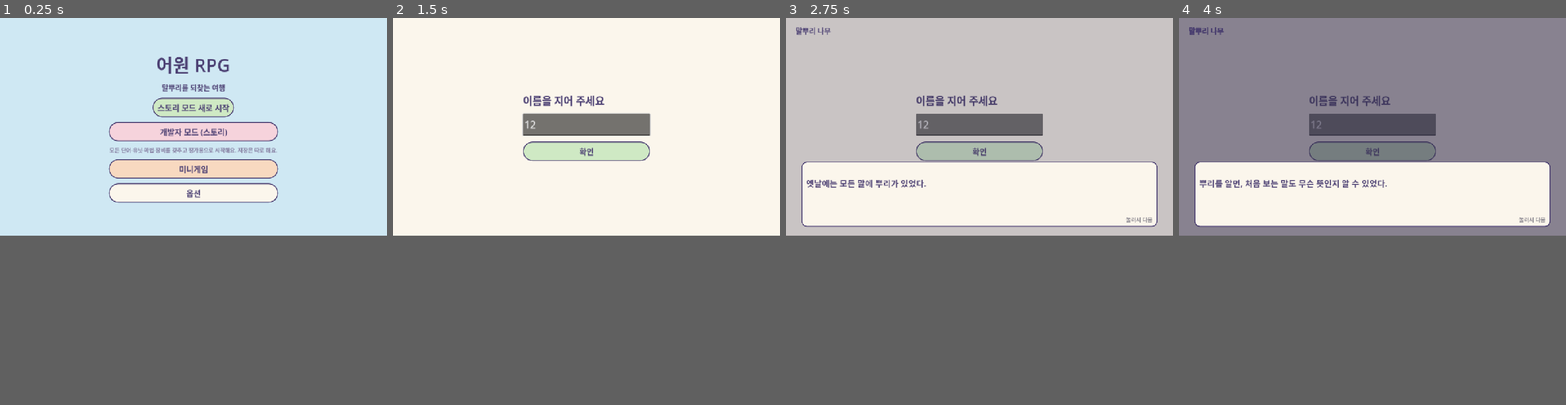
Above: before the commit, frames 1-4 (left to right).
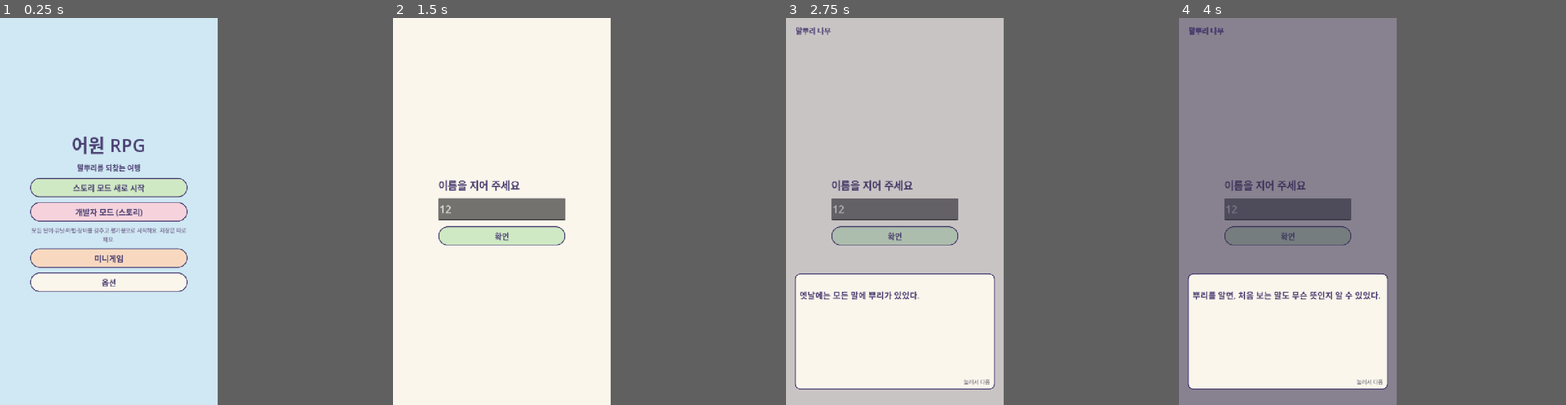
Above: after the commit, the same moments.

Repository: rosymaro/etymology-rpg
Game: Godot game, scene res://src/ui/main.tscn
Same seed, same stepped clock (60 frames per second), same inputs: the game is played once before the commit and once after it.
Inputs (mouse positions are in pixels of both pictures, inside the frame that each line leads up to):
- Up to frame 1 (0.25 s): no input
- Up to frame 2 (1.5 s): click "스토리 모드 새로 시작" at 0.5 s; click (586, 126) at 1.27 s; type "12" at 1.35 s
- Up to frame 3 (2.75 s): click "확인" at 2 s
- Up to frame 4 (4 s): tap Enter at 2.75 s; drag from (1372, 126) to (1411, 79) at 2.77 s; tap Space at 3.5 s; drag from (1372, 126) to (1353, 168) at 3.52 s
In our replay, the window is 800x450 before the commit and 450x800 after it. These sizes can differ from the game's own. Grey fills any space a smaller window leaves; there, only what the larger window draws over its background counts as a difference.

The runs differ from the first frame. In frame 1, 16% of the frame differs, in the area x 7-72%, y 10-71%; in frame 2, 7.7%; in frame 3, 30%, in the area x 0-96%, y 2-100%; in frame 4, 28%.

Commit message:
세로 화면(720×1280)으로 바꾸기
- project.godot: 720×1280, 세로 고정
- 화면마다 넓이를 세로에 맞춤: 타이틀 버튼 세로, 필드 위쪽 띠 두 줄, 도감 목록 위·풀이 아래, 파티 장비 칸 줄바꿈, 퀴즈·결과·새 어근 화면 글 폭, 전투 준비 판 가로로 꽉
- 전투: 양쪽 목록 아래에 두 카드(326 폭), 배너·다음 버튼을 그 아래로
- 말 공방: 영역마다 칠판 → 벨트 → 용광로/에너그램 책상/진열대를 위아래로. 단어찾기는 칠판을 위(다른 칠판과 같은 크기), 글자판을 아래로
- 미니게임 메뉴 1단, 입력 테스트가 GUT 창을 피하게

Co-Authored-By: Claude Opus 5.5 <noreply@anthropic.com>
Claude-Session: https://claude.ai/code/session_01GF3JgC4g3zMtgpDYtqHh4q

Diff:
--- a/data/balance/minigames.json
+++ b/data/balance/minigames.json
@@ -11,7 +11,7 @@
     "min_gap": 0.075,
     "entry_t": 0.0,
     "exit_t": 0.5,
-    "furnace_t": 0.75,
+    "furnace_t": 0.9,
     "traps": 0,
     "trap_ratio": 0.35,
     "furnace_max": 4,
--- a/project.godot
+++ b/project.godot
@@ -18,11 +18,11 @@
 
 [display]
 
-window/size/viewport_width=1280
-window/size/viewport_height=720
+window/size/viewport_width=720
+window/size/viewport_height=1280
 window/stretch/mode="canvas_items"
 window/stretch/aspect="expand"
-window/handheld/orientation=0
+window/handheld/orientation=1
 
 [editor_plugins]
 
--- a/src/ui/battle_card.gd
+++ b/src/ui/battle_card.gd
@@ -27,11 +27,11 @@
 func _init() -> void:
 	add_theme_constant_override("separation", 6)
 	coins = CoinRow.new()
-	coins.custom_minimum_size = Vector2(380, 44)
+	coins.custom_minimum_size = Vector2(326, 44)
 	add_child(coins)
 	_card = PanelContainer.new()
 	_card.add_theme_stylebox_override("panel", StyleBoxEmpty.new())
-	_card.custom_minimum_size = Vector2(380, 210)
+	_card.custom_minimum_size = Vector2(326, 200)
 	_card.mouse_filter = Control.MOUSE_FILTER_STOP
 	add_child(_card)
 	_bg = WordCard.make_bg([UiKit.PAPER] as Array[Color])
@@ -54,9 +54,9 @@
 	head.add_child(_icon)
 	_title = UiKit.label("", 24)
 	head.add_child(_title)
-	_atk = UiKit.label("", 26)
-	_def = UiKit.label("", 26)
-	_hp = UiKit.label("", 26)
+	_atk = UiKit.label("", 24)
+	_def = UiKit.label("", 24)
+	_hp = UiKit.label("", 24)
 	for l in [_atk, _def, _hp]:
 		v.add_child(l)
 	_card.gui_input.connect(_on_card_input)
--- a/src/ui/battle_prep_screen.gd
+++ b/src/ui/battle_prep_screen.gd
@@ -29,7 +29,7 @@
 	UiKit.fill_bg(self, Color("e9e2f3"))
 	_build_field_view()
 	_panel = UiKit.card()
-	_panel.anchor_left = 0.5
+	_panel.anchor_left = 0.0  # 세로 화면: 아래쪽 판을 가로로 꽉, 내용은 오른쪽 정렬
 	_panel.anchor_right = 1.0
 	_panel.anchor_top = 0.42
 	_panel.anchor_bottom = 1.0
--- a/src/ui/battle_screen.gd
+++ b/src/ui/battle_screen.gd
@@ -10,6 +10,7 @@
 const TURN_SHOW := 0.6
 const FLASH := 0.9
 const FLOAT_SEC := 2.6  ## 튀어나온 뜻·피해 숫자가 보이는 시간
+const MID_Y := 330.0  ## 세로 화면: 가운데 두 카드의 위쪽(양쪽 목록 아래)
 const GROW_SEC := 0.6  ## 등장: 옆 목록의 작은 카드에서 뱅그르르 돌며 커져 나오는 시간
 const FALL_SEC := 1.3  ## 쓰러짐: 앞으로 쓰러지며 깜빡이다 사라지는 시간
 
@@ -82,24 +83,25 @@
 	_turn.horizontal_alignment = HORIZONTAL_ALIGNMENT_CENTER
 	_turn.custom_minimum_size = Vector2(300, 0)
 	add_child(_turn)
-	UiKit.pin(_turn, 0.5, 0, 0, 14)
-	var mid := UiKit.hbox(60)
+	UiKit.pin(_turn, 0.5, 0, 0, MID_Y - 64)
+	var mid := UiKit.hbox(28)  # 세로 화면: 양쪽 목록 아래에 두 카드
 	add_child(mid)
-	UiKit.pin(mid, 0.5, 0, 0, 70)
+	UiKit.pin(mid, 0.5, 0, 0, MID_Y)
 	_a_box = BattleCard.new()
 	mid.add_child(_a_box)
 	_b_box = BattleCard.new()
 	mid.add_child(_b_box)
 	_banner = UiKit.label("", 26, UiKit.ACCENT.darkened(0.25))
-	_banner.custom_minimum_size = Vector2(900, 0)
+	_banner.custom_minimum_size = Vector2(680, 0)
+	_banner.autowrap_mode = TextServer.AUTOWRAP_WORD_SMART
 	_banner.horizontal_alignment = HORIZONTAL_ALIGNMENT_CENTER
 	add_child(_banner)
-	UiKit.pin(_banner, 0.5, 0, 0, 345)
+	UiKit.pin(_banner, 0.5, 0, 0, MID_Y + 270)
 	_next_btn = UiKit.button(t("ui.battle.next_turn"), func() -> void: _tapped = true, UiKit.ACCENT.lightened(0.35), 26)
 	_next_btn.custom_minimum_size = Vector2(240, 70)
 	_next_btn.visible = false
 	add_child(_next_btn)
-	UiKit.pin(_next_btn, 0.5, 0, 0, 400)
+	UiKit.pin(_next_btn, 0.5, 0, 0, MID_Y + 370)
 	# 카드를 누르고 있으면 누른 자리에 처음 모습 창
 	_popup = UiKit.card(UiKit.SKY.lightened(0.35))
 	_popup.visible = false
--- a/src/ui/dex_screen.gd
+++ b/src/ui/dex_screen.gd
@@ -12,11 +12,11 @@
 	for side in ["left", "right", "top", "bottom"]:
 		margin.add_theme_constant_override("margin_" + side, 24)
 	add_child(margin)
-	var root := UiKit.hbox(16)
+	var root := UiKit.vbox(12)  # 세로 화면: 목록 위, 풀이 아래
 	margin.add_child(root)
 	var left := UiKit.vbox(10)
-	left.size_flags_horizontal = Control.SIZE_EXPAND_FILL
-	left.size_flags_stretch_ratio = 1.3
+	left.size_flags_vertical = Control.SIZE_EXPAND_FILL
+	left.size_flags_stretch_ratio = 1.4
 	root.add_child(left)
 	var head := UiKit.hbox()
 	var s := GameData.state
@@ -48,9 +48,9 @@
 			var word: WordData = w
 			flow.add_child(WordCard.make(word, "", 20, func() -> void: _show(word)))
 	var right := UiKit.card()
-	right.size_flags_horizontal = Control.SIZE_EXPAND_FILL
+	right.size_flags_vertical = Control.SIZE_EXPAND_FILL
 	root.add_child(right)
-	_detail = UiKit.wrap(UiKit.label(t("ui.dex.pick"), 24), 420)
+	_detail = UiKit.wrap(UiKit.label(t("ui.dex.pick"), 24))
 	_detail.size_flags_vertical = Control.SIZE_EXPAND_FILL
 	right.add_child(UiKit.scroll(_detail))
 
--- a/src/ui/field_screen.gd
+++ b/src/ui/field_screen.gd
@@ -54,7 +54,7 @@
 
 func _build_hud() -> void:
 	var bar := UiKit.hbox(10)
-	bar.position = Vector2(16, 12)
+	bar.position = Vector2(16, 84)  # 세로 화면: 메뉴 버튼 줄 아래
 	add_child(bar)
 	_top = UiKit.label("", 22)
 	var tc := UiKit.card()
@@ -77,10 +77,11 @@
 	add_child(_act_btn)
 	UiKit.pin(_act_btn, 1, 1, -24, -24)
 	_toast = UiKit.label("", 26)
-	_toast.custom_minimum_size = Vector2(600, 0)
+	_toast.custom_minimum_size = Vector2(640, 0)
+	_toast.autowrap_mode = TextServer.AUTOWRAP_WORD_SMART
 	_toast.horizontal_alignment = HORIZONTAL_ALIGNMENT_CENTER
 	add_child(_toast)
-	UiKit.pin(_toast, 0.5, 0, 0, 100)
+	UiKit.pin(_toast, 0.5, 0, 0, 160)
 	_update_top()
 
 
--- a/src/ui/minigames/factory_view.gd
+++ b/src/ui/minigames/factory_view.gd
@@ -7,10 +7,12 @@
 ## 쌓인 단어는 끌어서 진열대 칸에 놓는다. 달아오른 용광로를 누르면 단어찾기가 열린다.
 
 const PILL := Vector2(104, 40)
-const CARD := Vector2(160, 44)
-const BOARD_H := 172.0
-const BELT_TOP := 226.0
-const BELT_BOTTOM := 486.0
+const CARD := Vector2(150, 44)
+## 세로 화면: 위에서부터 칠판 → 벨트 → (용광로 | 에너그램 책상 | 진열대)
+const BOARD_H := 300.0
+const BELT_TOP := 340.0
+const BELT_BOTTOM := 640.0
+const BOARD_TOP_S := 26.0  ## 단어찾기: 남은 시간 막대 아래 칠판 위치
 const CHALK := Color("2f4a3a")
 const CHALK_INK := Color("f4f1e6")
 const BELT_COL := Color("8b7d6b")
@@ -19,7 +21,7 @@
 var _canvas: Control
 var _cam := 0.0  ## 보이는 영역의 왼쪽 x(세계 좌표)
 var _area := 0  ## 보이는 영역 순번
-var _aw := 1248.0
+var _aw := 688.0
 var _msg: Label
 var _miss: Label
 var _nav_l: Button
@@ -51,16 +53,17 @@
 	body.add_child(_canvas)
 	_msg = UiKit.label("", 22, UiKit.INK)
 	_msg.horizontal_alignment = HORIZONTAL_ALIGNMENT_CENTER
-	_msg.custom_minimum_size = Vector2(900, 0)
+	_msg.autowrap_mode = TextServer.AUTOWRAP_WORD_SMART
+	_msg.custom_minimum_size = Vector2(680, 0)
 	body.add_child(_msg)
-	UiKit.pin(_msg, 0.5, 1, 0, -14)
+	UiKit.pin(_msg, 0.5, 1, 0, -84)
 	_miss = UiKit.label("", 22, UiKit.BAD.darkened(0.2))
 	add_child(_miss)
 	UiKit.pin(_miss, 1, 0, -150, 18)
 	_nav_l = UiKit.button("◀", func() -> void: _go(_area - 1), UiKit.SKY, 22)
 	_nav_r = UiKit.button("▶", func() -> void: _go(_area + 1), UiKit.SKY, 22)
 	for b in [_nav_l, _nav_r]:
-		(b as Button).custom_minimum_size = Vector2(150, 56)
+		(b as Button).custom_minimum_size = Vector2(200, 60)
 		body.add_child(b)
 	UiKit.pin(_nav_l, 0, 1, 20, -8)
 	UiKit.pin(_nav_r, 1, 1, -20, -8)
@@ -81,10 +84,10 @@
 	if g.has(FactoryGame.ANAGRAM):
 		var a := _area_x(FactoryGame.ANAGRAM)
 		var xm := a + _aw
-		var x1 := (_area_x(FactoryGame.COMBINE) + _aw * 0.6) if g.has(FactoryGame.COMBINE) else xm + _aw * 0.4
-		return Vector3(a + _aw * 0.52, xm, x1)
+		var x1 := (_area_x(FactoryGame.COMBINE) + _aw * 0.85) if g.has(FactoryGame.COMBINE) else xm + _aw * 0.4
+		return Vector3(a + _aw * 0.12, xm, x1)
 	var c := _area_x(FactoryGame.COMBINE)
-	return Vector3(c + 80, c + _aw * 0.35, c + _aw * 0.64)
+	return Vector3(c + 60, c + _aw * 0.5, c + _aw - 60)
 
 
 func belt_pos(t: float) -> Vector2:
@@ -115,52 +118,52 @@
 
 
 func _furnace_rect() -> Rect2:
-	var bx := _belt_x()
-	return Rect2(bx.z + 60, 250, 210, 170)
+	var c := _area_x(FactoryGame.COMBINE)
+	return Rect2(c + _aw / 2 - 115, BELT_BOTTOM + 60, 230, 160)
 
 
 func _hammer_rect() -> Rect2:
 	var f := _furnace_rect()
-	return Rect2(f.position.x, f.end.y + 12, f.size.x, 56)
+	return Rect2(f.position.x, f.end.y + 14, f.size.x, 62)
 
 
 func _takeout_rect() -> Rect2:
 	var f := _furnace_rect()
-	return Rect2(f.position.x, f.end.y + 78, f.size.x, 44)
+	return Rect2(f.position.x, f.end.y + 88, f.size.x, 50)
 
 
 func _trash_rect() -> Rect2:
 	var a := _area_x(FactoryGame.ANAGRAM)
-	return Rect2(_desk_x(), 410, 150, 60)
+	return Rect2(_desk_x(), BELT_BOTTOM + 266, 150, 60)
 
 
 func _desk_x() -> float:
-	return _area_x(FactoryGame.ANAGRAM) + 40
+	return _area_x(FactoryGame.ANAGRAM) + 30
 
 
 func _tile_rect(k: int, row: int) -> Rect2:
-	return Rect2(_desk_x() + k * 62, 236 + row * 80, 56, 64)
+	return Rect2(_desk_x() + k * 62, BELT_BOTTOM + 96 + row * 80, 56, 64)
 
 
 func _skip_rect() -> Rect2:
-	return Rect2(_desk_x() + 165, 410, 150, 60)
+	return Rect2(_desk_x() + 165, BELT_BOTTOM + 266, 150, 60)
 
 
 func _clear_rect() -> Rect2:
-	return Rect2(_desk_x() + 330, 410, 150, 60)
+	return Rect2(_desk_x() + 330, BELT_BOTTOM + 266, 150, 60)
 
 
 func _card_rect(n: int) -> Rect2:
 	var s := _area_x(FactoryGame.SHELF)
-	var cols := 7
-	return Rect2(s + 30 + (n % cols) * (CARD.x + 12), BOARD_H + 26 + (n / cols) * (CARD.y + 10), CARD.x, CARD.y)
+	var cols := 4
+	return Rect2(s + 24 + (n % cols) * (CARD.x + 10), BOARD_H + 30 + (n / cols) * (CARD.y + 10), CARD.x, CARD.y)
 
 
 func _slot_rect(k: int) -> Rect2:
 	var s := _area_x(FactoryGame.SHELF)
 	var n := g.slots.size()
-	var w := (_aw - 60 - (n - 1) * 12) / n
-	return Rect2(s + 30 + k * (w + 12), 420, w, 130)
+	var w := (_aw - 48 - (n - 1) * 10) / n
+	return Rect2(s + 24 + k * (w + 10), 700, w, 190)
 
 
 func _item_at(p: Vector2) -> Dictionary:
@@ -350,7 +353,7 @@
 	_intro.z_index = 30
 	var v := UiKit.vbox(16)
 	_intro.add_child(v)
-	var l := UiKit.wrap(UiKit.label(text, 28), 720)
+	var l := UiKit.wrap(UiKit.label(text, 26), 580)
 	l.horizontal_alignment = HORIZONTAL_ALIGNMENT_CENTER
 	v.add_child(l)
 	var ok := UiKit.button(t("ui.common.ok"), func() -> void:
@@ -370,7 +373,7 @@
 		_flash[k] = float(_flash[k]) - delta
 		if _flash[k] <= 0.0:
 			_flash.erase(k)
-	_aw = maxf(800.0, _canvas.size.x)
+	_aw = maxf(600.0, _canvas.size.x)
 	_cam = lerpf(_cam, _area * _aw, minf(1.0, delta * 10.0)) if _snapped else _area * _aw
 	_snapped = true
 	if absf(_cam - _area * _aw) < 1.0:
@@ -426,24 +429,34 @@
 	_canvas.draw_set_transform(Vector2.ZERO)
 
 
-## 칠판: 단어가 많으면 2~3단, 확보한 단어는 흐리게 ✓
-func _draw_board(r: Rect2, font: Font) -> void:
-	_canvas.draw_rect(r, CHALK)
-	_canvas.draw_rect(r, Color("8a6d3b"), false, 6.0)
-	var n := g.board.size()
-	var cols := 2 if n <= 10 else 3
+## 칠판: 단어가 많으면 2단, 확보한(찾은) 단어는 흐리게 ✓. ci = 그릴 곳, ids = 적을 칠판 순번(비면 모두)
+func _draw_board(r: Rect2, font: Font, ci: CanvasItem = null, ids: Array[int] = [], note := "") -> void:
+	if ci == null:
+		ci = _canvas
+	ids = ids.duplicate()  # 기본값 배열을 고치지 않게
+	if ids.is_empty():
+		for i in g.board.size():
+			ids.append(i)
+	ci.draw_rect(r, CHALK)
+	ci.draw_rect(r, Color("8a6d3b"), false, 6.0)
+	var top := 12.0
+	if note != "":
+		ci.draw_string(font, r.position + Vector2(14, 30), note, HORIZONTAL_ALIGNMENT_LEFT, r.size.x - 28, 18, Color("ffd59e"))
+		top = 40.0
+	var n := ids.size()
+	var cols := 1 if n <= 10 else 2
 	var rows := int(ceil(n / float(cols)))
-	var row_h := minf(32.0, (r.size.y - 16) / rows)
-	var fs := int(clampf(row_h * 0.66, 12, 20))
+	var row_h := minf(30.0, (r.size.y - top - 4) / rows)
+	var fs := int(clampf(row_h * 0.62, 12, 19) if cols == 1 else clampf(row_h * 0.55, 12, 16))
 	var cw := (r.size.x - 24) / cols
-	for i in n:
-		var c := i / rows
-		var row := i % rows
-		var p := r.position + Vector2(14 + c * cw, 12 + row * row_h + row_h * 0.72)
-		var st: String = g.board[i]["state"]
-		var col := CHALK_INK.darkened(0.45) if st == FactoryGame.DONE else CHALK_INK
-		var mark := "✓ " if st == FactoryGame.DONE else ""
-		_canvas.draw_string(font, p, mark + g.board_line(i), HORIZONTAL_ALIGNMENT_LEFT, cw - 10, fs, col)
+	for k in n:
+		var i := ids[k]
+		var c := k / rows
+		var row := k % rows
+		var p := r.position + Vector2(14 + c * cw, top + row * row_h + row_h * 0.72)
+		var done: bool = g.board[i]["state"] == FactoryGame.DONE or (g.search != null and String(g.board[i]["id"]).to_lower() in g.search.found)
+		var col := CHALK_INK.darkened(0.45) if done else CHALK_INK
+		ci.draw_string(font, p, ("✓ " if done else "") + g.board_line(i), HORIZONTAL_ALIGNMENT_LEFT, cw - 10, fs, col)
 
 
 func _draw_belt(font: Font) -> void:
@@ -474,6 +487,8 @@
 
 func _draw_furnace(font: Font) -> void:
 	var f := _furnace_rect()
+	# 벨트에서 용광로로 내려가는 홈통
+	_canvas.draw_line(belt_pos(float(g.cfg.get("furnace_t", 0.9))) + Vector2(0, 20), f.position + Vector2(f.size.x / 2, 0), BELT_COL.darkened(0.2), 14.0)
 	var heat := 1.0 if g.hot else (0.5 if _flash.has("furnace") else 0.0)
 	var col := Color("6b5b55").lerp(Color("e0452c"), heat)
 	if g.hot:
@@ -501,9 +516,9 @@
 
 func _draw_anagram(font: Font) -> void:
 	var a := _area_x(FactoryGame.ANAGRAM)
-	_canvas.draw_string(font, Vector2(_desk_x(), BOARD_H + 40), t("ui.factory.anagram_title"), HORIZONTAL_ALIGNMENT_LEFT, -1, 22, UiKit.INK)
+	_canvas.draw_string(font, Vector2(_desk_x(), BELT_BOTTOM + 78), t("ui.factory.anagram_title"), HORIZONTAL_ALIGNMENT_LEFT, -1, 22, UiKit.INK)
 	if g.puzzle.is_empty():
-		_canvas.draw_string(font, Vector2(_desk_x(), 300), t("ui.factory.anagram_none"), HORIZONTAL_ALIGNMENT_LEFT, 500, 20, UiKit.INK)
+		_canvas.draw_string(font, Vector2(_desk_x(), BELT_BOTTOM + 130), t("ui.factory.anagram_none"), HORIZONTAL_ALIGNMENT_LEFT, 500, 20, UiKit.INK)
 	else:
 		var letters: Array = g.puzzle["letters"]
 		for k in letters.size():
@@ -534,7 +549,7 @@
 		_canvas.draw_rect(tr, UiKit.INK, false, 2.0)
 		_canvas.draw_string(font, tr.position + Vector2(0, 38), t("ui.factory.trash"), HORIZONTAL_ALIGNMENT_CENTER, tr.size.x, 20, Color.WHITE)
 	if not g.outbox.is_empty():
-		_canvas.draw_string(font, Vector2(a + _aw * 0.52, BELT_BOTTOM + 60), t("ui.factory.waiting").format({"n": g.outbox.size()}), HORIZONTAL_ALIGNMENT_LEFT, -1, 18, UiKit.INK)
+		_canvas.draw_string(font, Vector2(a + _aw * 0.12, BELT_TOP - 30), t("ui.factory.waiting").format({"n": g.outbox.size()}), HORIZONTAL_ALIGNMENT_LEFT, -1, 18, UiKit.INK)
 
 
 func _draw_shelf(font: Font) -> void:
@@ -553,7 +568,7 @@
 		_canvas.draw_rect(r, UiKit.INK, false, 2.0)
 		var i: int = g.slots[k]
 		if i >= 0:
-			_canvas.draw_multiline_string(font, r.position + Vector2(8, 34), String(g.board[i]["meaning"]), HORIZONTAL_ALIGNMENT_CENTER, r.size.x - 16, 20, 4, UiKit.INK)
+			_canvas.draw_multiline_string(font, r.position + Vector2(6, 30), String(g.board[i]["meaning"]), HORIZONTAL_ALIGNMENT_CENTER, r.size.x - 12, 18, 7, UiKit.INK)
 
 
 # ----- 단어찾기 -----
@@ -591,8 +606,9 @@
 
 func _grid_geom() -> Dictionary:
 	var n := g.search.size
-	var cell := minf(44.0, (_search_canvas.size.y - 40) / n)
-	return {"o": Vector2(10, 30), "cell": cell, "n": n}
+	var oy := BOARD_TOP_S + BOARD_H + 16
+	var cell := minf(50.0, minf((_search_canvas.size.x - 20) / n, (_search_canvas.size.y - oy - 10) / n))
+	return {"o": Vector2((_search_canvas.size.x - cell * n) / 2.0, oy), "cell": cell, "n": n}
 
 
 func _cell_at(p: Vector2) -> Vector2i:
@@ -659,17 +675,6 @@
 			_search_canvas.draw_rect(rect, bg)
 			_search_canvas.draw_rect(rect, UiKit.GRAY, false, 1.0)
 			_search_canvas.draw_string(font, rect.position + Vector2(0, cell * 0.72), String(g.search.grid[r][c]).to_upper(), HORIZONTAL_ALIGNMENT_CENTER, cell, int(cell * 0.6), UiKit.INK)
-	# 오른쪽: 칠판 글씨(찾을 단어)
-	var bx := o.x + n * cell + 24
-	var br := Rect2(bx, o.y, _search_canvas.size.x - bx - 10, n * cell)
-	_search_canvas.draw_rect(br, CHALK)
-	var y := br.position.y + 34
-	if bool(g.cfg.get("search_reverse", false)):
-		_search_canvas.draw_string(font, Vector2(br.position.x + 12, y), t("ui.factory.reverse_note"), HORIZONTAL_ALIGNMENT_LEFT, br.size.x - 20, 18, Color("ffd59e"))
-		y += 30
-	var lh := minf(34.0, (br.size.y - 50) / maxf(1, g.search_words.size()))
-	for i in g.search_words:
-		var done := String(g.board[i]["id"]).to_lower() in g.search.found
-		_search_canvas.draw_string(font, Vector2(br.position.x + 12, y), ("✓ " if done else "") + g.board_line(i), HORIZONTAL_ALIGNMENT_LEFT,
-			br.size.x - 20, int(clampf(lh * 0.6, 13, 20)), CHALK_INK.darkened(0.45) if done else CHALK_INK)
-		y += lh
+	# 칠판(위)은 다른 영역 칠판과 같은 크기, 글자판은 그 아래
+	var note := t("ui.factory.reverse_note") if bool(g.cfg.get("search_reverse", false)) else ""
+	_draw_board(Rect2(10, BOARD_TOP_S, _search_canvas.size.x - 20, BOARD_H), font, _search_canvas, g.search_words.duplicate(), note)
--- a/src/ui/minigames/minigame_hub_screen.gd
+++ b/src/ui/minigames/minigame_hub_screen.gd
@@ -20,7 +20,7 @@
 	v.add_child(head)
 	v.add_child(UiKit.wrap(UiKit.label(t("ui.mini.hub_note"), 20, UiKit.INK.lightened(0.25))))
 	var grid := GridContainer.new()
-	grid.columns = 2
+	grid.columns = 1  # 세로 화면
 	grid.add_theme_constant_override("h_separation", 12)
 	grid.add_theme_constant_override("v_separation", 12)
 	v.add_child(UiKit.scroll(grid))
@@ -28,6 +28,6 @@
 		var id: String = g["id"]
 		var b := UiKit.button("%d. %s · %s\n%s" % [int(g["stage"]), t("name.stage.s%02d" % int(g["stage"])),
 			t("name.minigame." + id), g["borrow"]], func() -> void: main.flow.play_minigame(id, "free"), UiKit.PAPER, 20)
-		b.custom_minimum_size = Vector2(590, 84)
+		b.custom_minimum_size = Vector2(660, 84)
 		b.alignment = HORIZONTAL_ALIGNMENT_LEFT
 		grid.add_child(b)
--- a/src/ui/minigames/minigame_result_screen.gd
+++ b/src/ui/minigames/minigame_result_screen.gd
@@ -9,7 +9,7 @@
 	c.set_anchors_and_offsets_preset(Control.PRESET_FULL_RECT)
 	add_child(c)
 	var card := UiKit.card()
-	card.custom_minimum_size = Vector2(760, 0)
+	card.custom_minimum_size = Vector2(660, 0)
 	c.add_child(card)
 	var v := UiKit.vbox(12)
 	card.add_child(v)
--- a/src/ui/minigames/minigame_screen.gd
+++ b/src/ui/minigames/minigame_screen.gd
@@ -23,20 +23,20 @@
 	var top := UiKit.hbox(12)
 	top.position = Vector2(16, 10)
 	add_child(top)
-	_head = UiKit.label("", 26)
+	_head = UiKit.label("", 22)
 	top.add_child(_head)
 	var quit := UiKit.button(t("ui.mini.quit"), _quit, UiKit.PINK, 20)
 	quit.custom_minimum_size = Vector2(110, 48)
 	add_child(quit)
 	UiKit.pin(quit, 1, 0, -16, 10)
-	_sub = UiKit.wrap(UiKit.label(t("ui.mini.rule." + game_id), 20, UiKit.INK.lightened(0.25)), 1000)
-	_sub.position = Vector2(16, 52)
-	_sub.custom_minimum_size = Vector2(1000, 0)
+	_sub = UiKit.wrap(UiKit.label(t("ui.mini.rule." + game_id), 20, UiKit.INK.lightened(0.25)))
+	_sub.position = Vector2(16, 62)
+	_sub.custom_minimum_size = Vector2(688, 0)  # 세로 화면 폭(720 - 양옆 16)
 	add_child(_sub)
 	body = Control.new()
 	body.anchor_right = 1.0
 	body.anchor_bottom = 1.0
-	body.offset_top = 90
+	body.offset_top = 150
 	body.mouse_filter = Control.MOUSE_FILTER_PASS
 	add_child(body)
 	build()
--- a/src/ui/options_screen.gd
+++ b/src/ui/options_screen.gd
@@ -12,7 +12,7 @@
 	c.set_anchors_and_offsets_preset(Control.PRESET_FULL_RECT)
 	add_child(c)
 	var card := UiKit.card()
-	card.custom_minimum_size = Vector2(720, 0)
+	card.custom_minimum_size = Vector2(660, 0)
 	c.add_child(card)
 	var v := UiKit.vbox(18)
 	card.add_child(v)
--- a/src/ui/party_screen.gd
+++ b/src/ui/party_screen.gd
@@ -42,14 +42,16 @@
 			{"attr": t("name.attr.%02d" % attr["attr"]), "count": attr["count"]})
 		col.add_child(UiKit.wrap(UiKit.label(t("ui.party.unit").format({"name": UiKit.unit_name(u), "level": lv,
 			"exp": s.unit_exp[u - 1], "atk": a.base.atk, "def": a.base.def, "hp": a.base.hp,
-			"coins": a.coins, "attr": attr_text}), 22), 1100))
-		var slots := UiKit.hbox(8)
+			"coins": a.coins, "attr": attr_text}), 22)))
+		var slots := HFlowContainer.new()  # 세로 화면: 넘치면 다음 줄
+		slots.add_theme_constant_override("h_separation", 8)
+		slots.add_theme_constant_override("v_separation", 8)
 		for sl in Equipment.SLOTS:
 			var slot: String = sl
 			var cur := s.eq(u).get_in(sl)
 			var b := UiKit.button("%s\n%s" % [t("name.slot." + sl), cur if cur != "" else "-"],
 				func() -> void: _choose(unit, slot), UiKit.SKY, 18)
-			b.custom_minimum_size = Vector2(170, 70)
+			b.custom_minimum_size = Vector2(196, 70)
 			slots.add_child(b)
 		col.add_child(slots)
 		_detail.add_child(card)
--- a/src/ui/quiz_screen.gd
+++ b/src/ui/quiz_screen.gd
@@ -36,7 +36,7 @@
 	margin.add_child(v)
 	var head := UiKit.hbox()
 	v.add_child(head)
-	var title := UiKit.label(t("ui.quiz.title_" + _mode), 30)
+	var title := UiKit.wrap(UiKit.label(t("ui.quiz.title_" + _mode), 28))
 	title.size_flags_horizontal = Control.SIZE_EXPAND_FILL
 	head.add_child(title)
 	_prog = UiKit.label("", 26)
--- a/src/ui/result_screen.gd
+++ b/src/ui/result_screen.gd
@@ -47,6 +47,6 @@
 				line.add_theme_constant_override("separation", 10)
 				hv.add_child(line)
 			else:
-				hv.add_child(UiKit.wrap(UiKit.label(String(e["text"]), 19, Color(String(e.get("col", "4b3f72")))), 1100))
+				hv.add_child(UiKit.wrap(UiKit.label(String(e["text"]), 19, Color(String(e.get("col", "4b3f72"))))))
 	var done: Callable = args["done"]
 	v.add_child(UiKit.button(t("ui.common.ok"), func() -> void: done.call(), UiKit.LEAF))
--- a/src/ui/root_joy_screen.gd
+++ b/src/ui/root_joy_screen.gd
@@ -26,7 +26,7 @@
 		var l := UiKit.label(GameText.root_desc(String(r)), 22)
 		l.horizontal_alignment = HORIZONTAL_ALIGNMENT_CENTER
 		l.autowrap_mode = TextServer.AUTOWRAP_WORD_SMART
-		l.custom_minimum_size.x = 900
+		l.custom_minimum_size.x = 640
 		l.size_flags_horizontal = Control.SIZE_SHRINK_CENTER
 		v.add_child(l)
 	var hint := UiKit.label(t("ui.joy.hint"), 20, UiKit.INK.lightened(0.25))
--- a/src/ui/title_screen.gd
+++ b/src/ui/title_screen.gd
@@ -18,8 +18,7 @@
 	v.add_child(sub)
 	GameData.use_dev_save(false)
 	var has_save := GameData.save_store.exists()
-	var story := UiKit.hbox(12)
-	story.alignment = BoxContainer.ALIGNMENT_CENTER
+	var story := UiKit.vbox(12)  # 세로 화면: 위아래로
 	if has_save:
 		story.add_child(UiKit.button(t("ui.title.story_continue"), func() -> void: main.flow.continue_game(), UiKit.LEAF))
 	story.add_child(UiKit.button(t("ui.title.story_new"), func() -> void:
@@ -29,7 +28,7 @@
 			main.flow.new_game(), UiKit.LEAF if not has_save else UiKit.APRICOT))
 	v.add_child(story)
 	v.add_child(UiKit.button(t("ui.title.dev"), func() -> void: main.flow.dev_game(), UiKit.PINK))
-	var note := UiKit.wrap(UiKit.label(t("ui.title.dev_note"), 18, UiKit.INK.lightened(0.3)), 560)
+	var note := UiKit.wrap(UiKit.label(t("ui.title.dev_note"), 18, UiKit.INK.lightened(0.3)), 520)
 	note.horizontal_alignment = HORIZONTAL_ALIGNMENT_CENTER
 	v.add_child(note)
 	v.add_child(UiKit.button(t("ui.title.minigames"), func() -> void: main.flow.go_minigames(), UiKit.APRICOT))
--- a/tests/smoke/test_input_routing.gd
+++ b/tests/smoke/test_input_routing.gd
@@ -86,7 +86,9 @@
 	var g := v.g
 	for k in 200:
 		g.update(0.05)
+	await wait_physics_frames(2)  # 화면이 제 폭(영역 너비)을 잡은 뒤
 	var it: Dictionary = g.belt[0]
+	it["t"] = 0.25  # 벨트 왼쪽 변(GUT 실행 창이 덮는 가운데를 피한다)
 	var at := _screen(v, v.belt_pos(it["t"]))
 	_push_drag(at, at)
 	await wait_physics_frames(2)
Not shown, changed: docs/design/05-minigames.md
Not shown, changed: docs/dev/build.md
